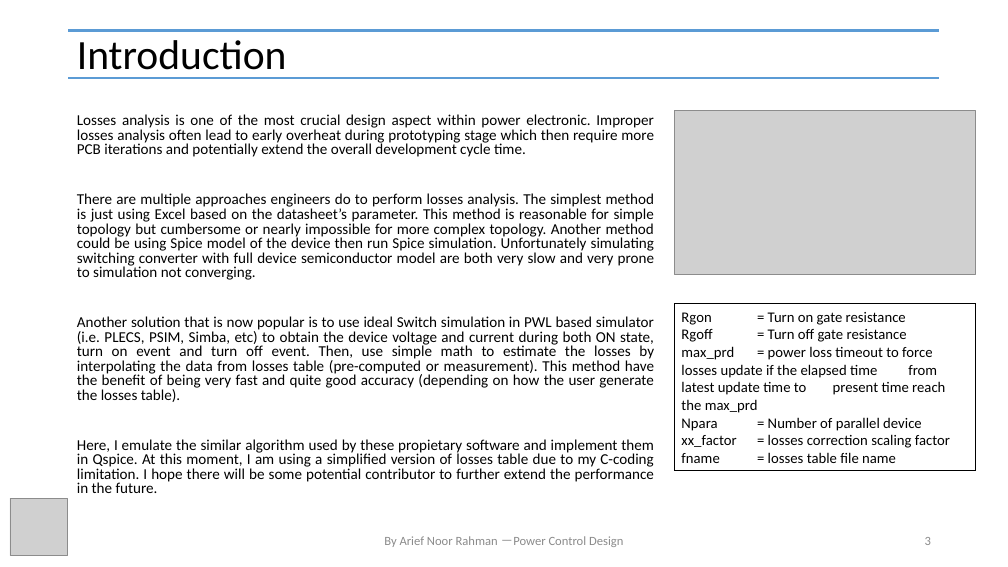
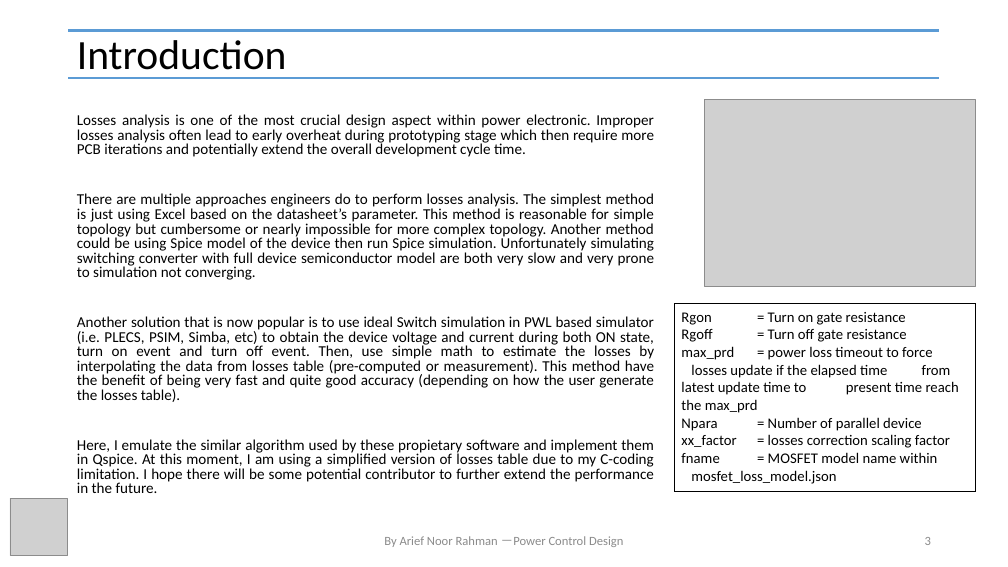
Before and after one commit to physicboy/QSPICE, a slide deck: slide 3 of Ideal PWL Transient Losses Analysis/PWL Losses Analysis.pptx. Drawn at 1008x567 pixels with LibreOffice and Linux fonts; fonts in the diff are those of the drawing; grey boxes stand for pictures; background and template pictures are left out. Boxes give left, top, right and bottom in pixels: in the first picture for what was removed or moved away, otherwise in the second. Text is boxed around its words. In the diff, an @@ line names an element or a change of style, - is before the commit and + after.

Commit message:
Push PWL LOSS Rev.4 to support mosfet_loss_model in json

```diff
--- a/Ideal PWL Transient Losses Analysis/PWL Losses Analysis.pptx
+++ b/Ideal PWL Transient Losses Analysis/PWL Losses Analysis.pptx
@@ picture: place and size @@
-picture at (675, 110, 975, 274)
+picture at (705, 99, 975, 286)
@@ rectangle "Rgon = Turn on gate ...": place and size @@
-rectangle "Rgon = Turn on gate ..." at (675, 304, 975, 470)
+rectangle "Rgon = Turn on gate ..." at (675, 304, 975, 492)
@@ text in rectangle at (681, 452, 938, 484): text changed @@
-fname = losses table file name
+fname = MOSFET model name within mosfet_loss_model.json
```
Also in this commit, not shown: 4 other slides changed, 3 slides added, 26 other files.
